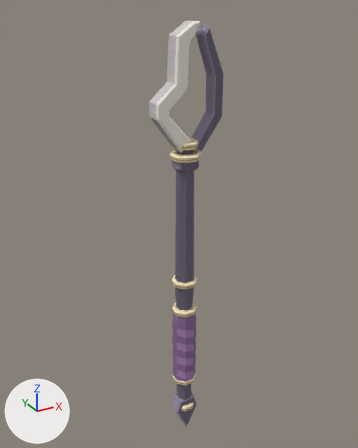
The OBJ model src/main/resources/assets/primalspells/models/item/wand.obj: old version first, new version second.
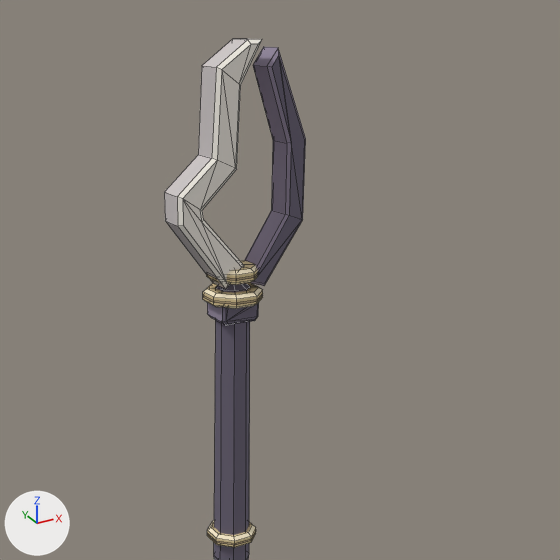
Each version is shown whole from a 50 mm camera at (-0.48, -2.23, 1.722) aimed at (0.503, -0.443, 0.829), then close up on the part from 17% to 100% of the width and 0% to 66% of the height. The lights are fixed; the arrows at lower left show +X, +Y and +Z. The older version's two pictures come first. The close-ups show mesh edges as thin lines. Where no turn or scale is listed for an object, it has been applied to the vertices. Vertices at exactly the same position are counted once.

The first close-up shows 'wand'.
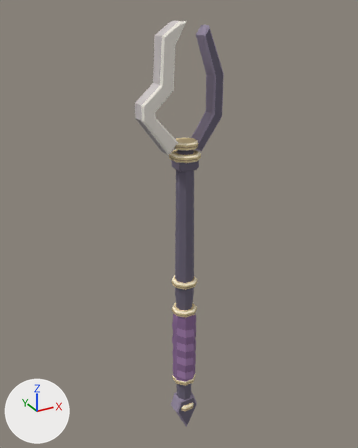
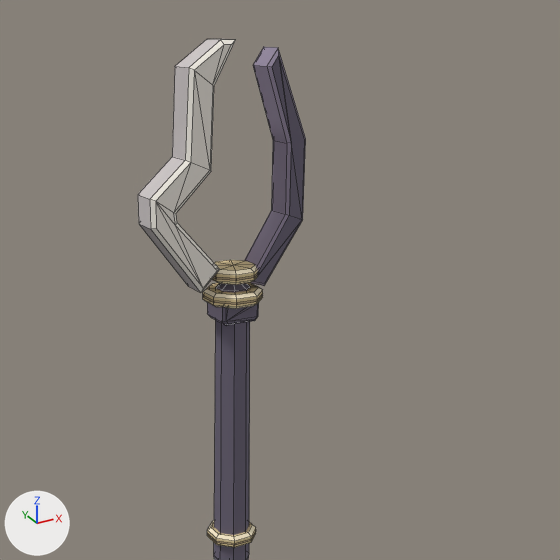
Location of each change, [x1, y1, x2, y2] in pixels of the close-ups (560 x 560 px; the box of a moved part takes in the faces that stretch with it):
```json
{"object": "wand", "change": "reshaped", "before": [164, 39, 306, 560], "after": [138, 39, 306, 560]}
{"part": 1, "of": "me_wand", "change": "moved or reshaped", "before": [164, 39, 262, 289], "after": [138, 39, 235, 293]}
```

The change, as JSON lines over the scene's bpy script:
```json
{"block": "me_wand", "where": "# used by ob_wand; location = (0.0, 0.0, 0.0)"}
{"op": "remove", "block": "me_wand", "code": "me_wand.from_pydata(...)  # 578 vertices, 557 faces; spans x 0.35..0.66, y -0.56..-0.44, z -0.3..1.67"}
{"op": "add", "block": "me_wand", "code": "me_wand.from_pydata(...)  # 578 vertices, 557 faces; spans x 0.3..0.66, y -0.56..-0.44, z -0.3..1.67"}
{"block": "me_wand", "change": "me_wand part 1: the loose piece of 48 vertices spanning x 0.35..0.55, y -0.54..-0.46, z 1.18..1.67 is moved by (-0.06, 0.0, 0.0)"}
```
